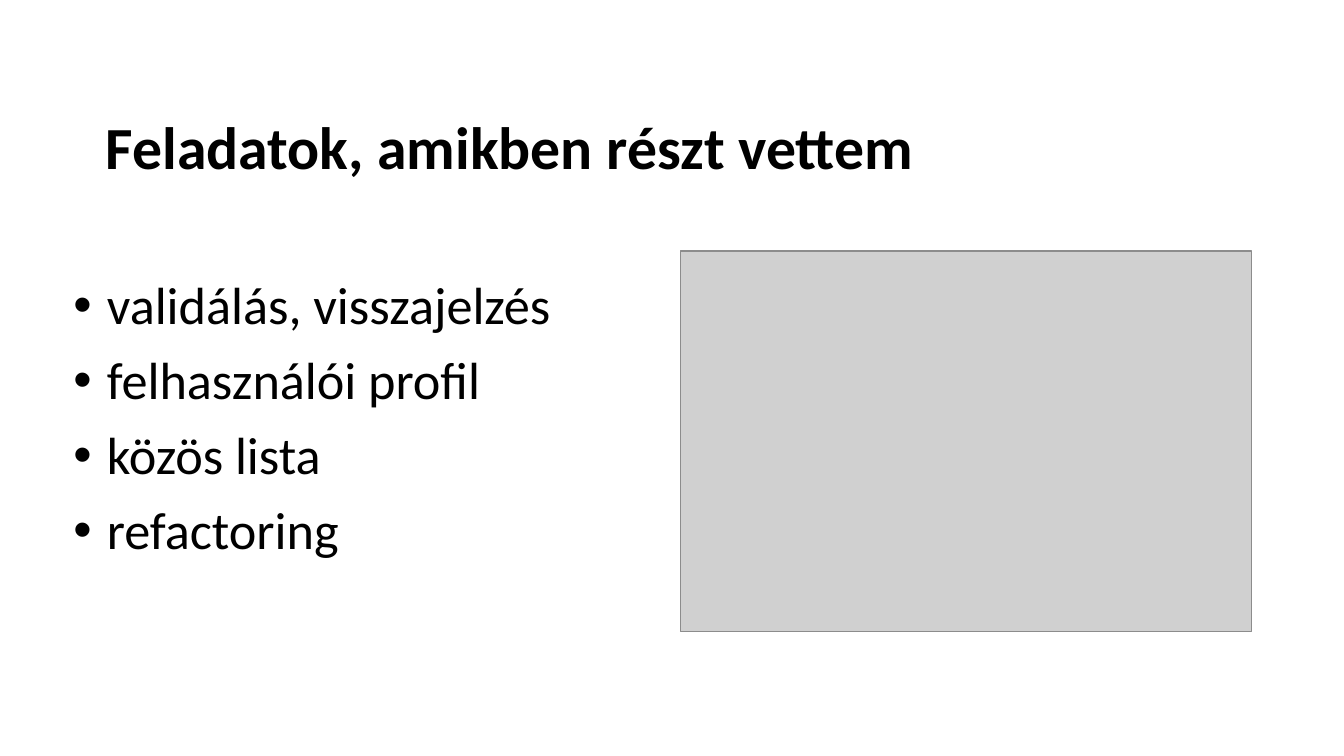
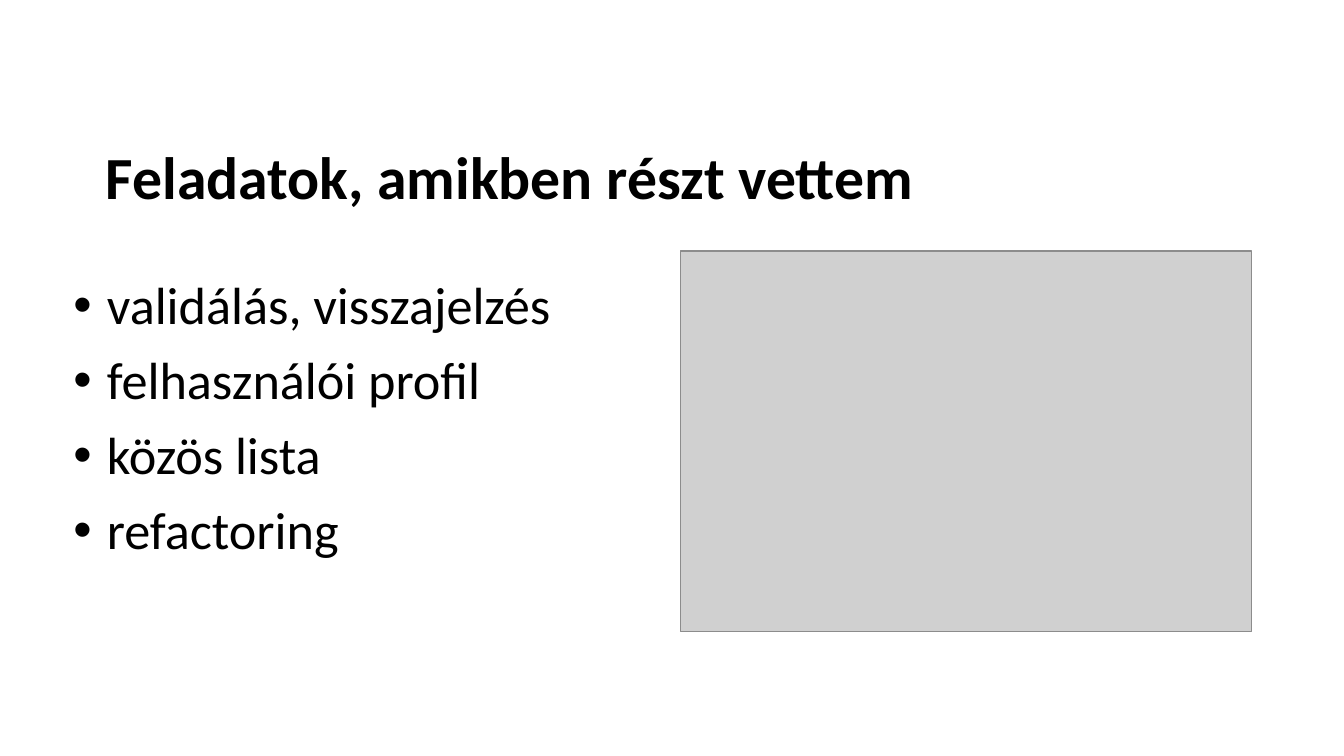
Before and after one commit to schonherz-java-ee-2016-summer/project, a slide deck: slide 7 of presentations/landing/Balogh_Istvan/Balogh_Istvan_prezentacio.pptx. Drawn at 1344x756 pixels with LibreOffice and Linux fonts; fonts in the diff are those of the drawing; grey boxes stand for pictures; background and template pictures are left out. Boxes give left, top, right and bottom in pixels: in the first picture for what was removed or moved away, otherwise in the second. Text is boxed around its words. In the diff, an @@ line names an element or a change of style, - is before the commit and + after.

```diff
--- a/presentations/landing/Balogh_Istvan/Balogh_Istvan_prezentacio.pptx
+++ b/presentations/landing/Balogh_Istvan/Balogh_Istvan_prezentacio.pptx
@@ title "Feladatok, amikben részt vettem": place and size @@
-title "Feladatok, amikben részt vettem" at bbox=[106, 127, 913, 177]
+title "Feladatok, amikben részt vettem" at bbox=[106, 157, 913, 207]
```
Also in this commit, not shown: 7 other slides changed.
